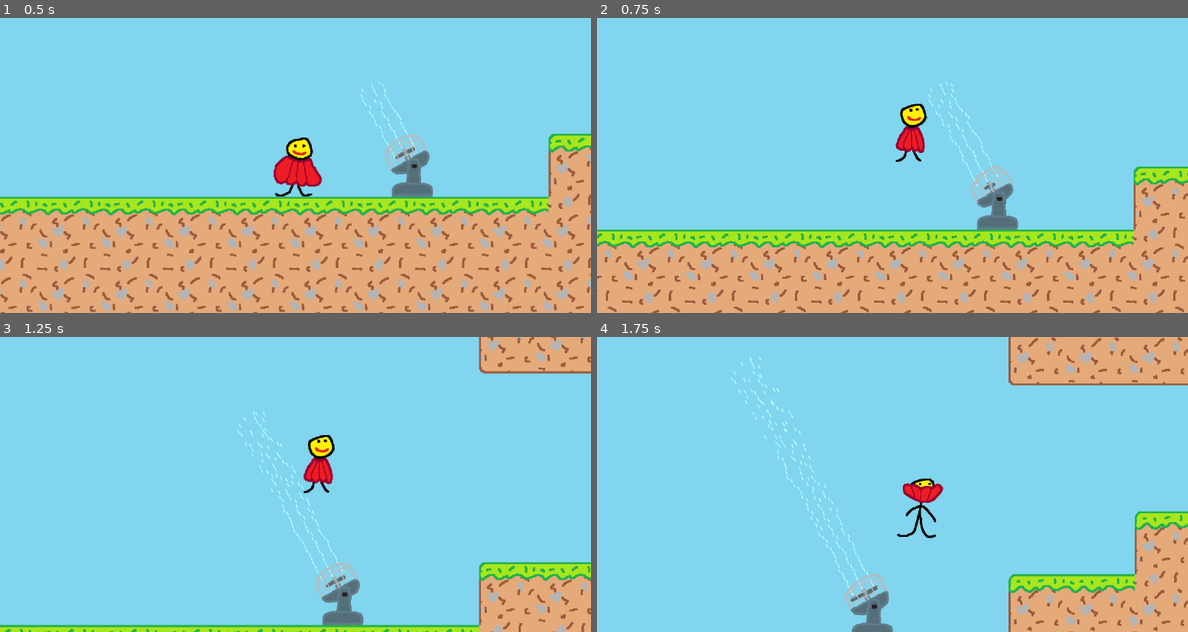
Above: before the commit, frames 1-4 (two rows, left to right).
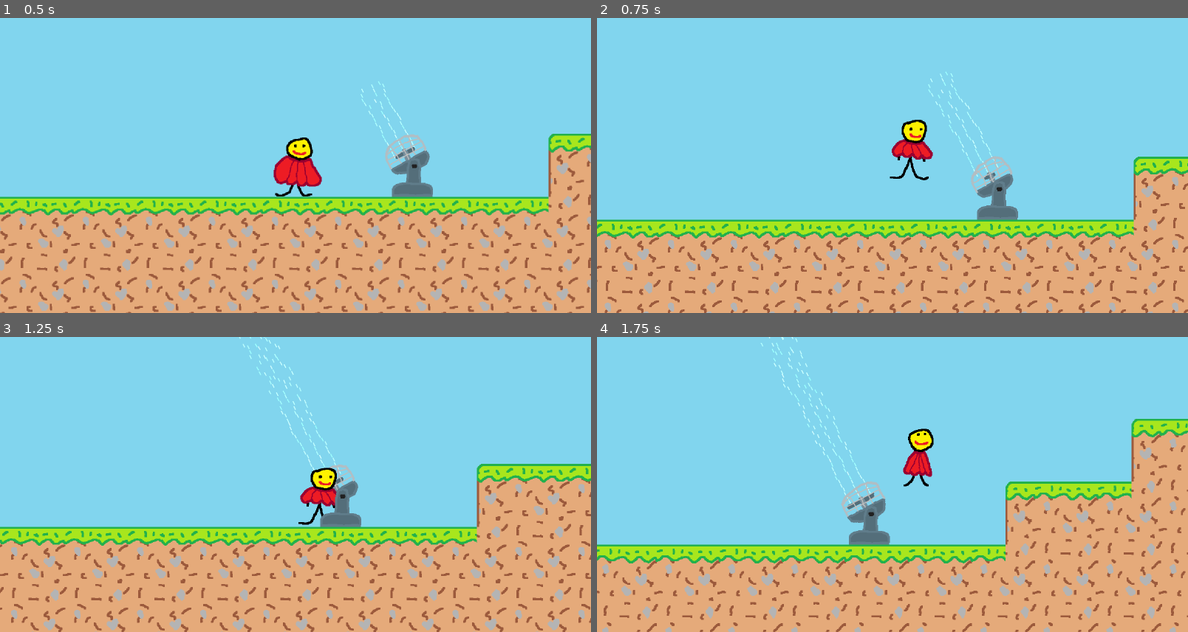
Above: after the commit, the same moments.

Repository: Loekiboy/Castle_Climber
Game: Godot game, scene res://world.tscn
The game is run twice, just before and just after one commit, with the same random seed, the same clock (stepped at 60 frames per second) and the same inputs.
Inputs (mouse positions are in pixels of both pictures, inside the frame that each line leads up to):
- Up to frame 1 (0.5 s): no input
- Up to frame 2 (0.75 s): tap Enter (ui_accept) at 0.5 s; move the mouse to (1022, 150) at 0.52 s; hold Right (ui_right) from 0.53 s (still down); hold Enter (ui_accept) from 0.53 s (still down); click (1022, 150) at 0.67 s
- Up to frame 3 (1.25 s): keep holding Right (ui_right); keep holding Enter (ui_accept)
- Up to frame 4 (1.75 s): keep holding Right (ui_right); move the mouse to (774, 499) at 1.27 s; release Enter (ui_accept) at 1.28 s; tap Alt at 1.35 s; tap Enter (ui_accept) at 1.52, 1.55 s

Frame 1 is identical in both runs. In frame 2, 18% of the frame differs, in the area x 0-100%, y 18-100%; in frame 3, 42%, in the area x 0-100%, y 0-100%; in frame 4, 42%.

Commit message:
Updated player movement
Added coyote jump, variable jump height and a max fall speed while floating

Diff:
--- a/player.gd
+++ b/player.gd
@@ -4,6 +4,7 @@
 const CROUCH_SPEED = 230.0
 const JUMP_VELOCITY = -800.0
 const FLOAT_GRAVITY_MULTIPLIER = 0.2
+const MAX_FLOAT_FALL_SPEED = 250.0
 
 const WALL_SLIDE_SPEED = 150.0
 const WALL_JUMP_VERTICAL = -650.0
@@ -17,10 +18,19 @@
 var wall_coyote_timer := 0.0
 var last_wall_normal := Vector2.ZERO
 
+var floor_coyote_timer := 0.0
+
 func _physics_process(delta: float) -> void:
 	var direction := Input.get_axis("ui_left", "ui_right")
 
 	var wall_normal := Vector2.ZERO
+
+	# ---- Coyote timer voor vloer ----
+	if is_on_floor():
+		floor_coyote_timer = 0.15
+	else:
+		if floor_coyote_timer > 0:
+			floor_coyote_timer -= delta
 
 	# ---- 0. Muur-detectie & subtiele Squish tegen de muur ----
 	if is_on_wall():
@@ -49,8 +59,12 @@
 				velocity.y = WALL_SLIDE_SPEED
 		elif Input.is_action_pressed("ui_accept") and velocity.y > 0:
 			velocity += (get_gravity() * FLOAT_GRAVITY_MULTIPLIER) * delta
+			velocity.y = clampf(velocity.y, -INF, MAX_FLOAT_FALL_SPEED)
 		else:
 			velocity += get_gravity() * delta
+
+	if Input.is_action_just_released("ui_accept") and velocity.y < 0:
+		velocity.y *= 0.5
 
 	# ---- 2. Landings-detectie & subtiele Landing Squish ----
 	if is_on_floor() and was_in_air:
@@ -69,8 +83,9 @@
 		$LandingTimer.stop()
 		$AnimatedSprite2D.scale = Vector2(0.92, 1.08)
 
-	elif Input.is_action_just_pressed("ui_accept") and is_on_floor() and not Input.is_action_pressed("ui_down"):
+	elif Input.is_action_just_pressed("ui_accept") and floor_coyote_timer > 0 and not Input.is_action_pressed("ui_down"):
 		velocity.y = JUMP_VELOCITY
+		floor_coyote_timer = 0.0
 		$LandingTimer.stop()
 		$AnimatedSprite2D.scale = Vector2(0.92, 1.08)
 
